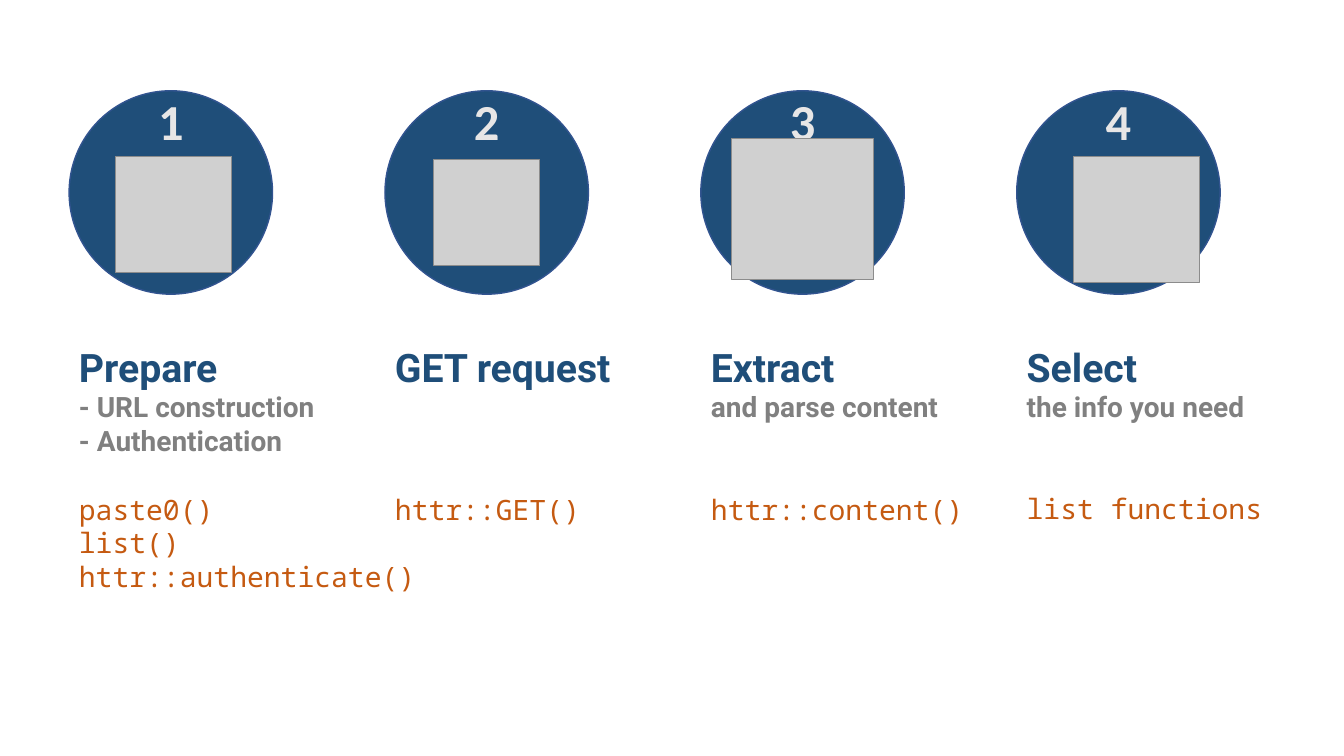
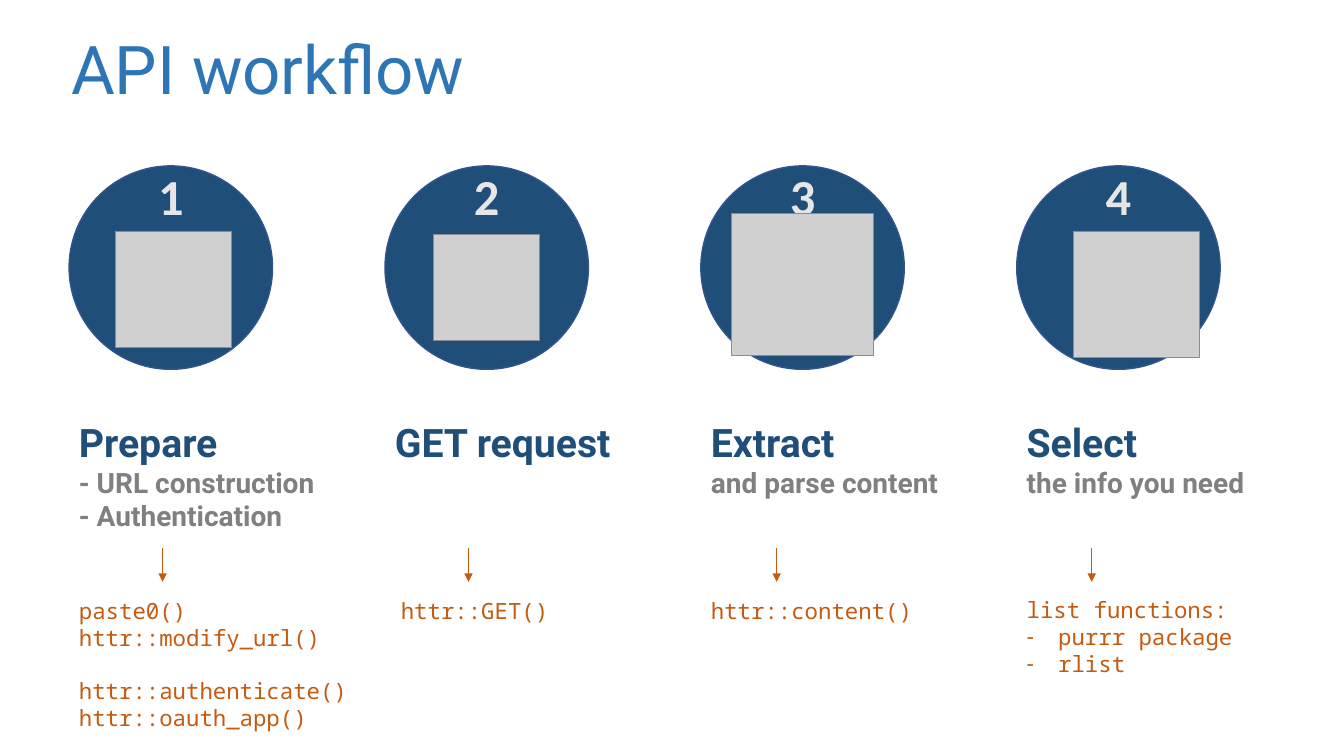
Before and after one commit to suzanbaert/2018_RLadiesWorkshop_API_Webscraping, a slide deck: slide 3 of images/Images_pptx.pptx (slide 2 before the commit). Drawn at 1344x756 pixels with LibreOffice and Linux fonts; fonts in the diff are those of the drawing; grey boxes stand for pictures. Boxes give left, top, right and bottom in pixels: in the first picture for what was removed or moved away, otherwise in the second. Text is boxed around its words. In the diff, an @@ line names an element or a change of style, - is before the commit and + after.

```diff
--- a/images/Images_pptx.pptx
+++ b/images/Images_pptx.pptx
@@ text added at [71, 43, 464, 95], 48 pt, text #2E75B6 @@
+API workflow
@@ 4 pictures, 4 texts, 4 ellipses: place and size @@
-4 pictures, 4 texts, 4 ellipses at [70, 91, 1221, 294]
+4 pictures, 4 texts, 4 ellipses at [70, 166, 1221, 370]
@@ text "Prepare": place and size @@
-text "Prepare" at [79, 354, 314, 451]
+text "Prepare" at [79, 429, 314, 526]
@@ text "GET request": place and size @@
-text "GET request" at [395, 353, 611, 390]
+text "GET request" at [395, 428, 611, 465]
@@ text "Extract": place and size @@
-text "Extract" at [711, 354, 938, 423]
+text "Extract" at [711, 429, 938, 499]
@@ text "Select": place and size @@
-text "Select" at [1027, 352, 1244, 423]
+text "Select" at [1027, 427, 1244, 499]
@@ arrow added from (162, 547) to (162, 582), #C55A11 0.5 pt @@
@@ arrow added from (469, 547) to (469, 582), #C55A11 0.5 pt @@
@@ arrow added from (777, 547) to (777, 582), #C55A11 0.5 pt @@
@@ arrow added from (1092, 547) to (1092, 582), #C55A11 0.5 pt @@
@@ text "paste0()": place and size @@
-text "paste0()" at [79, 499, 415, 592]
+text "paste0()" at [79, 602, 347, 732]
@@ text "httr::GET()" at [401, 602, 548, 623]: size 20 to 16 pt @@
@@ text "httr::GET()": place and size @@
-text "httr::GET()" at [395, 498, 580, 525]
+text "httr::GET()" at [401, 602, 548, 623]
@@ text "httr::content()": place and size @@
-text "httr::content()" at [711, 498, 963, 525]
+text "httr::content()" at [711, 602, 912, 623]
@@ text "httr::content()" at [711, 602, 912, 623]: size 20 to 16 pt @@
@@ text at [79, 629, 320, 651]: text changed; size 20 to 16 pt @@
-list()
+httr::modify_url()
@@ text at [79, 602, 347, 703]: size 20 to 16 pt in "paste0()", "httr::authenticate()" @@
@@ text at [1027, 601, 1233, 673]: text changed; size 20 to 16 pt @@
-list functions
+list functions:
+– purrr package
+– rlist
@@ text at [79, 709, 307, 732]: paragraph added @@
+httr::oauth_app()
```
Also in this commit, not shown: 1 other slide changed, 5 slides added, 21 other files.
